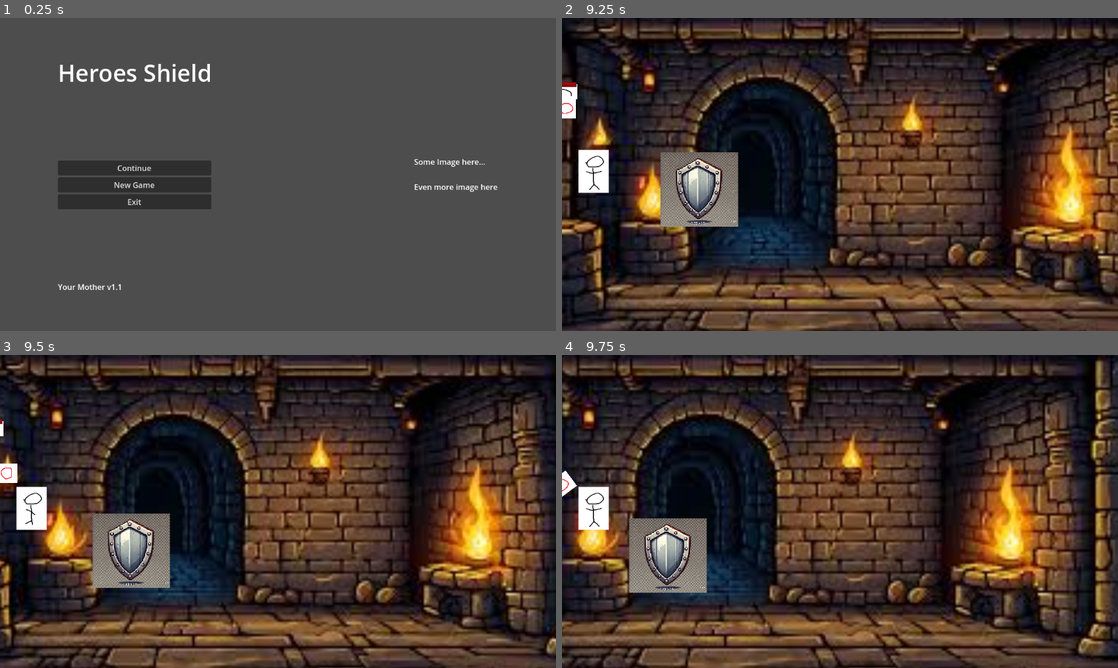
Above: before the commit, frames 1-4 (two rows, left to right).
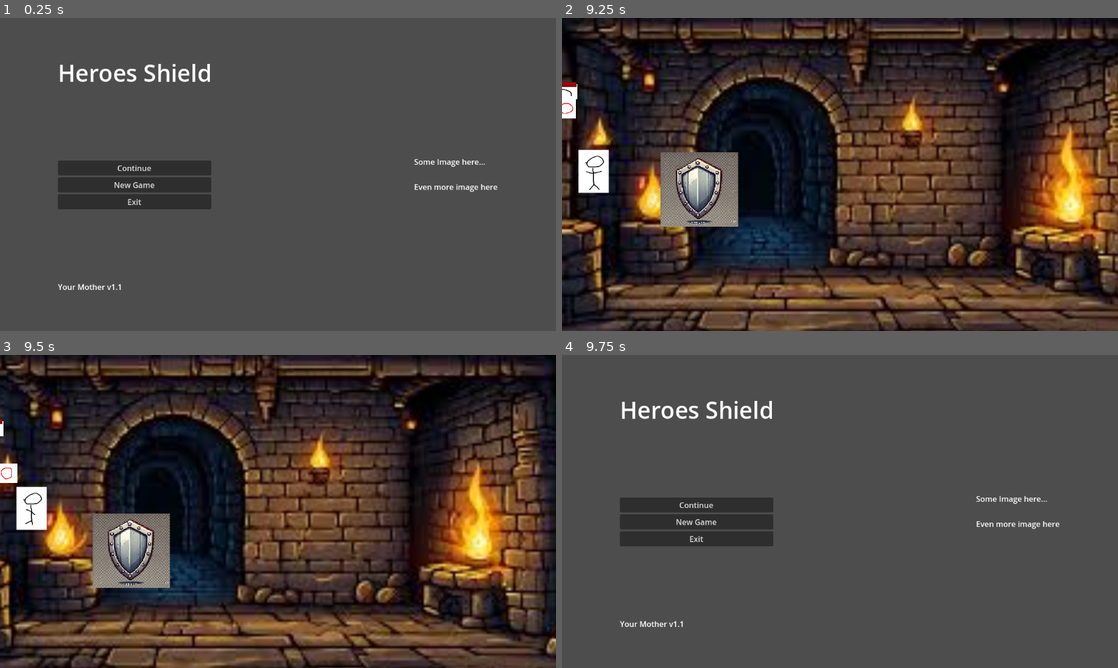
Above: after the commit, the same moments.

Repository: Cookie-Tin-Studios/Heroes-Shield
Game: Godot game, scene res://scenes/menu/main_menu.tscn
Two runs of this game, one before a commit and one after it. Both use one fixed random seed, a clock stepped at 60 frames per second and the inputs below.
Inputs (mouse positions are in pixels of both pictures, inside the frame that each line leads up to):
- Up to frame 1 (0.25 s): no input
- Up to frame 2 (9.25 s): click "New Game" at 0.5 s; move the mouse to (962, 158) at 1.27 s; hold Right (ui_right) 1.28-2.03 s; click (962, 158) at 1.35 s; move the mouse to (728, 190) at 2.02 s; hold Down (ui_down) 2.03-2.78 s; click (728, 190) at 2.1 s; move the mouse to (895, 105) at 2.77 s; hold Right (ui_right) 2.78-3.53 s; click (895, 105) at 2.85 s; move the mouse to (812, 237) at 3.52 s; hold Up (ui_up) 3.53-4.28 s; click (812, 237) at 3.6 s; move the mouse to (1006, 221) at 4.27 s; hold Left (ui_left) 4.28-5.78 s; click (1006, 221) at 4.35 s; move the mouse to (673, 127) at 5.02 s; click (673, 127) at 5.1 s; move the mouse to (867, 174) at 5.77 s; hold Down (ui_down) 5.78-6.53 s; click (867, 174) at 5.85 s; move the mouse to (756, 96) at 6.52 s; hold Right (ui_right) 6.53-7.28 s; click (756, 96) at 6.6 s; move the mouse to (962, 158) at 7.27 s; hold Up (ui_up) 7.28-8.03 s; click (962, 158) at 7.35 s; move the mouse to (728, 190) at 8.02 s; hold Right (ui_right) 8.03-8.78 s; click (728, 190) at 8.1 s; move the mouse to (895, 105) at 8.77 s; hold Down (ui_down) from 8.78 s (still down); click (895, 105) at 8.85 s
- Up to frame 3 (9.5 s): keep holding Down (ui_down)
- Up to frame 4 (9.75 s): move the mouse to (812, 574) at 9.52 s; release Down (ui_down) at 9.53 s; hold Left (ui_left) from 9.53 s (still down); click (812, 574) at 9.6 s

Frames 1-3 are identical in both runs. In frame 4, 94% of the frame differs, in the area x 0-100%, y 0-100%.

Commit message:
restoring and added new commented

Diff:
--- a/scripts/mobs/mob_base.gd
+++ b/scripts/mobs/mob_base.gd
@@ -1,38 +1,49 @@
 extends RigidBody2D
 
 @export var max_health: float = 100
+# The maximum health this mob can have. Adjust to make enemies tougher or weaker.
+
 var health: float = max_health
+# Tracks the mob's current health, initialized to the maximum.
 
 @export var movement_speed: float = -100.0
+# Controls how fast (and in which direction) the mob moves each physics frame.
 
 func _ready() -> void:
-	# Initialize the health bar
+	# Initialize the health bar when the mob is added to the scene.
+	# This sets both the max value and the current value.
 	if $Node2D/TextureProgressBar:
 		$Node2D/TextureProgressBar.max_value = max_health
 		$Node2D/TextureProgressBar.value = health
 
 func take_damage(amount: float) -> void:
-	health = max(health - amount, 0)  # Ensure health doesn't go below 0
+	# Reduce the mob's health by 'amount', but never below zero.
+	health = max(health - amount, 0)
+
+	# Update the health bar to reflect the new health total.
 	update_health_bar()
 
+	# If health reaches zero, trigger the mob's death.
 	if health <= 0:
 		die()
 
 func update_health_bar() -> void:
+	# Sync the TextureProgressBar node to match the 'health' variable.
 	if $Node2D/TextureProgressBar:
 		$Node2D/TextureProgressBar.value = health
 	else:
 		print("Health bar not found!")
 
 func die() -> void:
+	# Print a diagnostic message, then remove this mob from the scene.
 	print("Mob has died!")
 	queue_free()
 
 func _physics_process(delta: float) -> void:
-	# Move the mob
+	# Move the mob along the x-axis based on 'movement_speed' every physics frame.
 	position.x += movement_speed * delta
 
-	# Lock the health bar position to the collision box
+	# Keep the health bar Node2D synced with the CollisionShape2D's position (if both exist).
 	if $Node2D and $CollisionShape2D:
 		var collision_pos = $CollisionShape2D.position
-		$Node2D.position = collision_pos + Vector2(0, 0)  # Adjust offset as needed
+		$Node2D.position = collision_pos + Vector2(0, 0)  # Adjust the offset as needed.
--- a/scripts/mobs/mob_bat.gd
+++ b/scripts/mobs/mob_bat.gd
@@ -1,27 +1,35 @@
 extends "res://scripts/mobs/mob_base.gd"
 
-@onready var global_tick = get_node("/root/Tick")  # Timer or global tick for periodic shooting
+@onready var global_tick = get_node("/root/Tick")
+# This node emits a timeout signal at regular intervals, used for shooting projectiles.
 
-@export var projectile_scene: PackedScene  # Scene for the projectile
-@export var shooting_speed: float = 500.0  # Speed of the projectile
-@export var target: CharacterBody2D        # Target for the projectile (e.g., player)
+@export var projectile_scene: PackedScene
+# The PackedScene reference for the projectile (e.g., a bullet or energy bolt).
 
-@export var health_bar_offset: Vector2 = Vector2(0, -20)  # Offset for health bar relative to collision box
-@export var health_bar_follow_collision: bool = true      # Whether the health bar follows the collision box
+@export var shooting_speed: float = 500.0
+# Controls how fast the projectile moves when fired.
 
+@export var target: CharacterBody2D
+# The intended target (e.g., the player's CharacterBody2D). If not assigned, the bat tries to find "Idiot_hero" automatically.
+
+@export var health_bar_offset: Vector2 = Vector2(0, -20)
+# Determines how far above (or below) the collision shape the health bar should appear.
+
+@export var health_bar_follow_collision: bool = true
+# If true, the health bar repositions itself to follow the collision shape each frame.
 
 func _ready() -> void:
 	super._ready()
 
-
-	# Connect global tick to projectile shooting
+	# Connect the global tick signal so the bat shoots projectiles periodically.
 	global_tick.timeout.connect(_on_tick)
 
 func _on_tick() -> void:
+	# Trigger a projectile shot every time the global tick fires.
 	shoot_projectile()
 
 func shoot_projectile() -> void:
-	# Attempt to auto-find the player node named "Idiot_hero"
+	# If no target is explicitly assigned, attempt to find a node named "Idiot_hero" in the current scene.
 	if not target:
 		var idiot = get_tree().get_current_scene().get_node("Idiot_hero")
 		if idiot and idiot is CharacterBody2D:
@@ -29,23 +37,26 @@
 		else:
 			print("No valid 'Idiot_hero' node found in the scene.")
 
+	# Create a new instance of the projectile scene.
 	var projectile = projectile_scene.instantiate()
+	# Position the projectile where the bat currently is.
 	projectile.global_position = global_position
 
-	# Calculate direction toward the target
+	# Determine the direction from the bat to the target.
 	var direction = (target.global_position - global_position).normalized()
 
-	# Assign velocity to the projectile (if it's a RigidBody2D)
+	# If the projectile is a RigidBody2D, give it a velocity in the calculated direction.
 	if projectile is RigidBody2D:
 		projectile.linear_velocity = direction * shooting_speed
 
+	# Add the new projectile to the active scene so it appears in the game.
 	get_tree().get_current_scene().add_child(projectile)
 	print("Projectile shot at target!")
 
 func _physics_process(delta: float) -> void:
 	super._physics_process(delta)
 
-	# Lock health bar position to collision box if enabled
+	# If enabled, place the health bar above the collision shape by the specified offset.
 	if health_bar_follow_collision and $CollisionShape2D and $Node2D:
 		var collision_pos = $CollisionShape2D.position
 		$Node2D.position = collision_pos + health_bar_offset
--- a/scripts/projectile.gd
+++ b/scripts/projectile.gd
@@ -9,8 +9,16 @@
 	# or you might have already assigned linear_velocity in another script method
 	pass
 
+# Collision detection logic.
+# Only handles collisions with the idiot. Will need to be updated later to handle sheild collision.
 func _on_body_entered(body: Node) -> void:
-	# Check if we collided with the player named "Idiot_hero"
-	if body.name == "Idiot_hero":
-		print("Projectile hit the player! Game over!")
-		get_tree().change_scene_to_file("res://scenes/menu/game_over.tscn")
+	if body is CharacterBody2D:
+		# Both the sheild and the idiot are CharachterBody2D.
+		# This makes it so the game over only happens for idiot hits.
+		if body.name == "Idiot_hero":
+			# Game over. Just goes to the main menu for now.
+			get_tree().change_scene_to_file("res://scenes/menu/main_menu.tscn")
+			# queue_free would remove the projectile if needed.
+			# I don't THINK we need this, since a hit is instant death. But if we
+			# decided against that later maybe with a powerup or something, it's here lol.
+			#queue_free()
